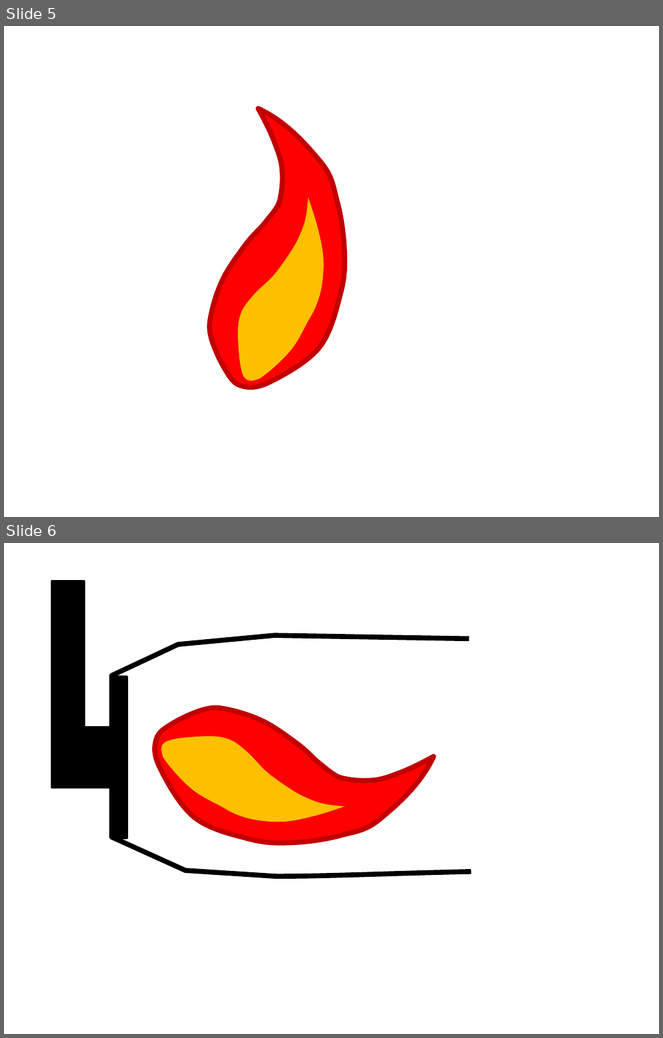
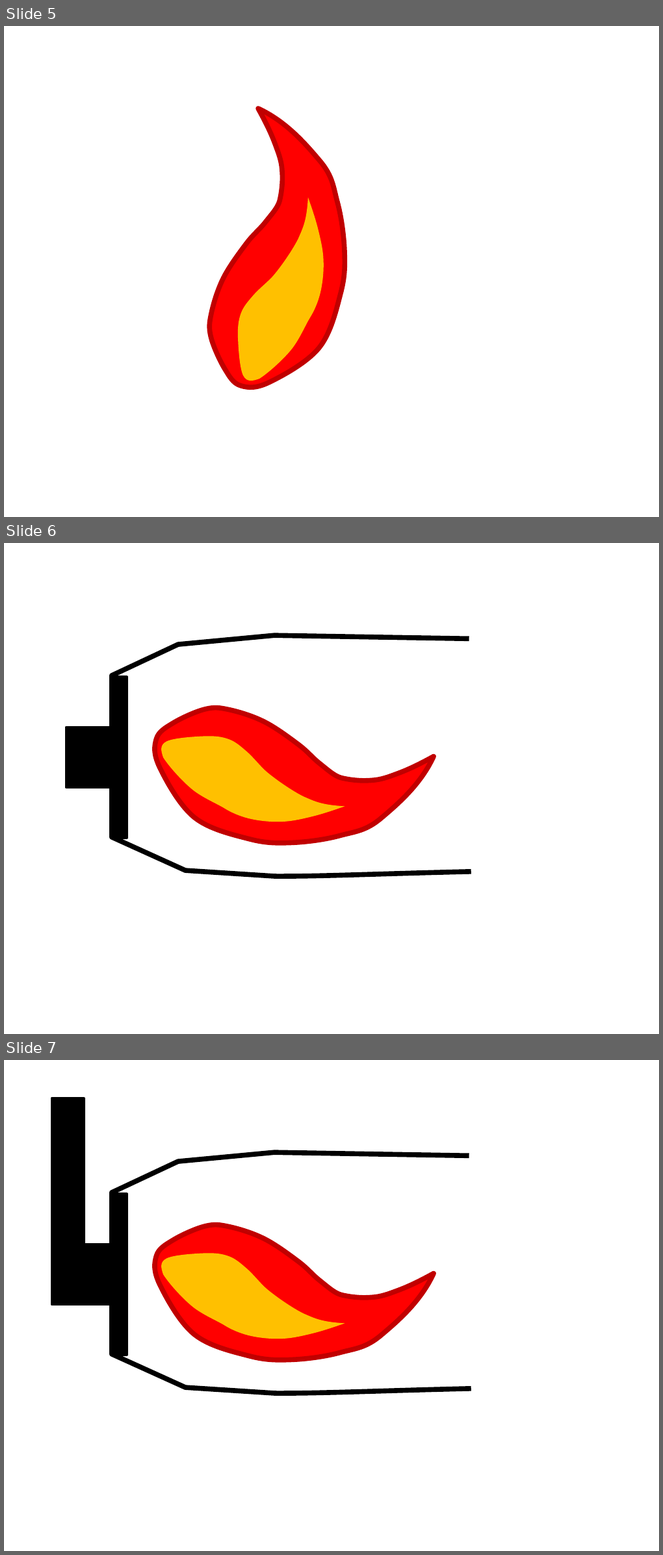
Before and after one commit to zeta-plusplus/PropulsionSystem, a slide deck: figs/makeFig.pptx. Shown one above the other, each under a label of ours: slides 5 and 6 before the commit, slides 5, 6 and 7 after it. The pictures are 663x1038 and 663x1555 pixels, drawn with LibreOffice and Linux fonts; fonts in the diff are those of the drawing. Boxes give left, top, right and bottom in pixels: in the first picture for what was removed or moved away, otherwise in the second. Text is boxed around its words. In the diff, an @@ line names an element or a change of style, - is before the commit and + after.

```diff
--- a/figs/makeFig.pptx
+++ b/figs/makeFig.pptx
@@ slide 6 added at bbox=[4, 543, 659, 1034], background #FFFFFF @@
@@ freeform shape added at bbox=[112, 636, 471, 877], outline #000000 6 pt @@
@@ rectangle added at bbox=[113, 677, 127, 839], fill #000000, outline #000000 2 pt @@
@@ freeform shape added at bbox=[155, 707, 434, 843], fill #FF0000, outline #C00000 6 pt @@
@@ rectangle added at bbox=[66, 728, 126, 789], fill #000000, outline #000000 2 pt @@
@@ freeform shape added at bbox=[161, 737, 345, 822], fill #FFC000 @@
@@ what was slide 6 is now slide 7 @@
```
Also in this commit, not shown: 12 other files.
